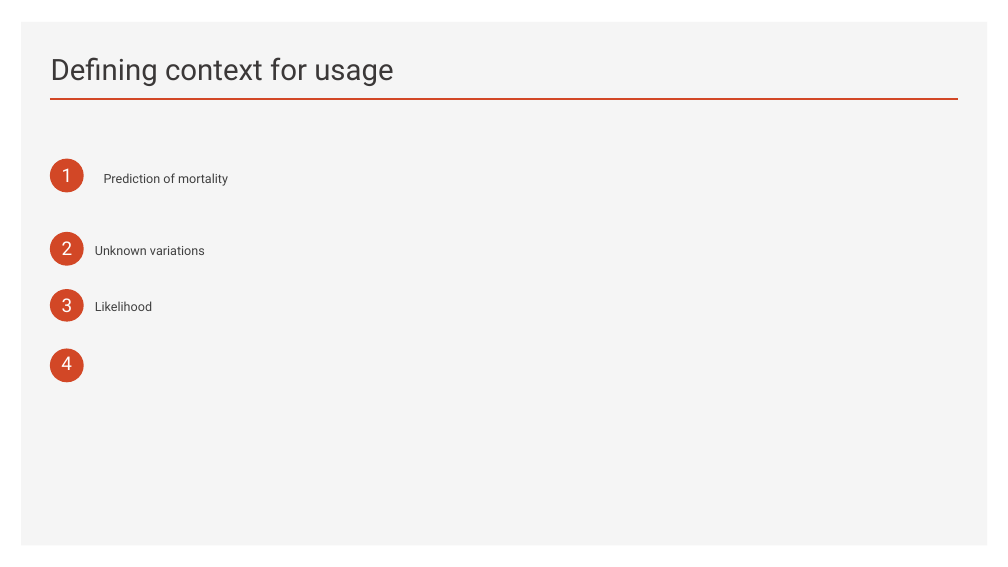
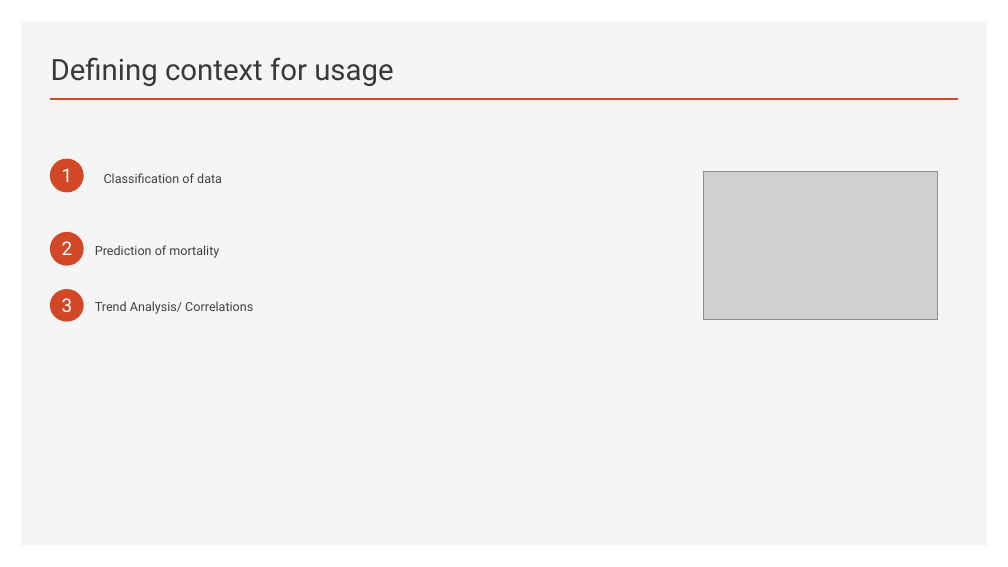
Before and after one commit to rsbtoronto/UofTTeamJTermProject, a slide deck: slide 3 of Welcome to Team J Project.pptx (slide 4 before the commit). Drawn at 1008x567 pixels with LibreOffice and Linux fonts; fonts in the diff are those of the drawing; grey boxes stand for pictures. Boxes give left, top, right and bottom in pixels: in the first picture for what was removed or moved away, otherwise in the second. Text is boxed around its words. In the diff, an @@ line names an element or a change of style, - is before the commit and + after.

```diff
--- a/Welcome to Team J Project.pptx
+++ b/Welcome to Team J Project.pptx
@@ text at (104,173,222,183): text changed @@
-Prediction of mortality
+Classification of data
@@ picture added at (703,172,937,320) @@
@@ text at (95,245,219,258): text changed @@
-Unknown variations
+Prediction of mortality
@@ text at (95,301,253,314): text changed @@
-Likelihood
+Trend Analysis/ Correlations
@@ ellipse removed at (50,349,84,383) @@
@@ text removed at (61,356,72,370) @@
-4
```
Also in this commit, not shown: 2 other slides changed, 1 slide removed.
